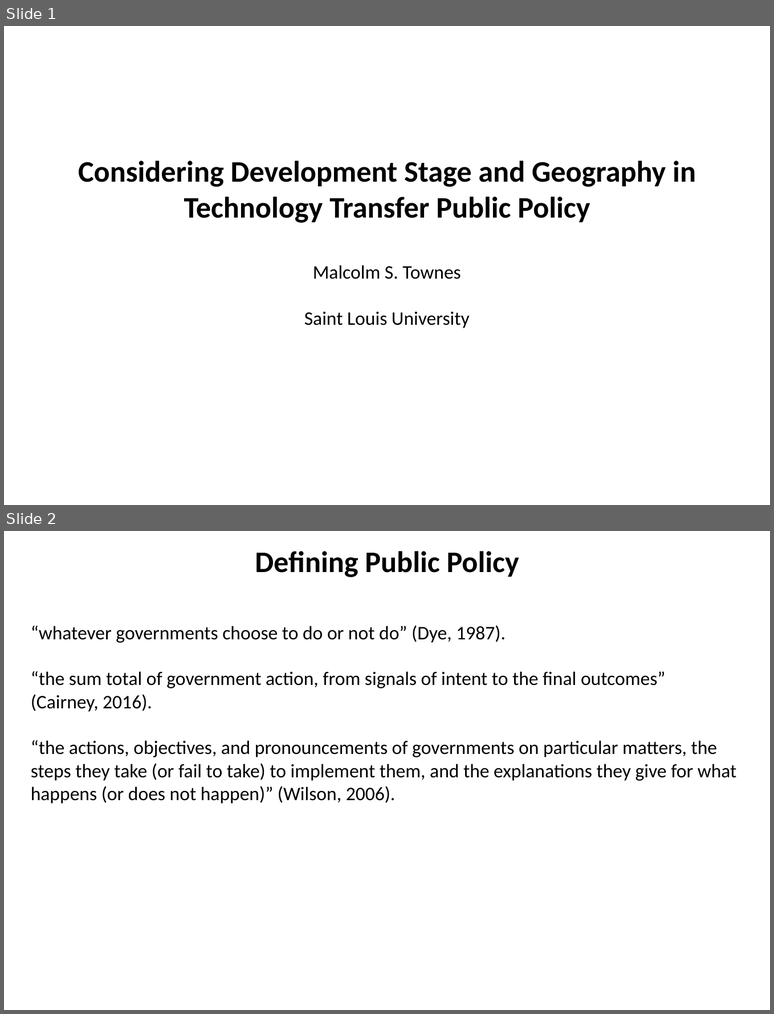
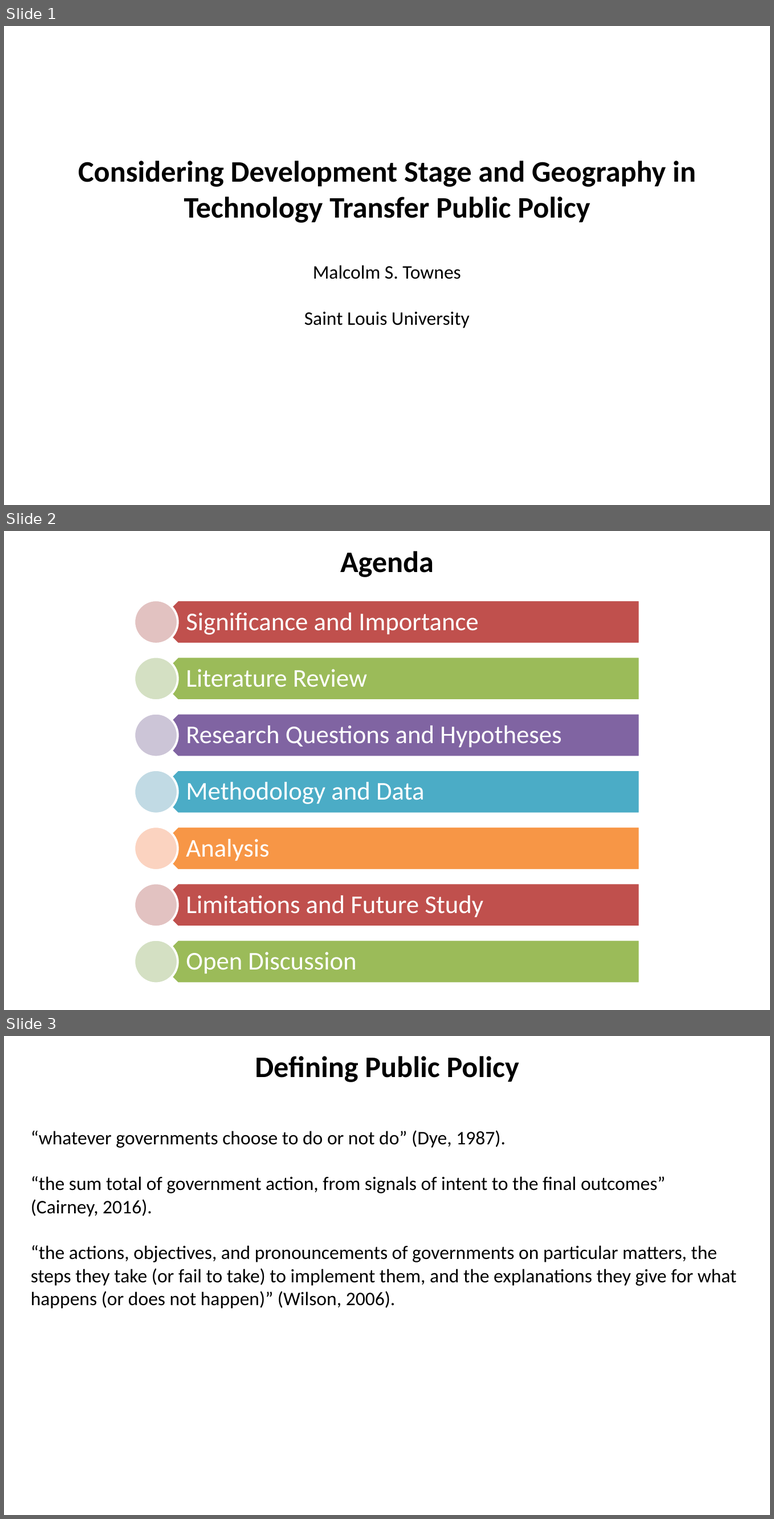
Before and after one commit to SLU-Courses-Townes/SOC5600, a slide deck: FinalProject/Presentation/Townes_SOC5600_FinalProject_Presentation.pptx. Shown one above the other, each under a label of ours: slides 1 and 2 before the commit, slides 1, 2 and 3 after it. The pictures are 774x1014 and 774x1519 pixels, drawn with LibreOffice and Linux fonts; fonts in the diff are those of the drawing. Boxes give left, top, right and bottom in pixels: in the first picture for what was removed or moved away, otherwise in the second. Text is boxed around its words. In the diff, an @@ line names an element or a change of style, - is before the commit and + after.

```diff
--- a/FinalProject/Presentation/Townes_SOC5600_FinalProject_Presentation.pptx
+++ b/FinalProject/Presentation/Townes_SOC5600_FinalProject_Presentation.pptx
@@ slide 2 added at [4, 531, 770, 1010], background #FFFFFF @@
@@ text added at [340, 551, 434, 577], 28 pt, text #000000, bold @@
+Agenda
@@ group added at [134, 600, 640, 983]: 7 pentagon arrows, 7 texts, 7 ellipses @@
+Significance and Importance
+Literature Review
+Research Questions and Hypotheses
+Methodology and Data
+Analysis
+Limitations and Future Study
+Open Discussion
@@ what was slide 2 is now slide 3 @@
```
Also in this commit, not shown: 2 slides changed, 7 other slides added, 11 slides removed.
